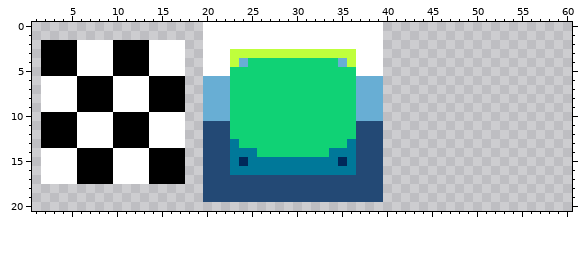
Two states of a sprite sheet, GlassCannon/tilesets/ttiles/output_tileset.png. That is the earlier state.
The file is 80x80 pixels. Colours within 5 levels of each other are drawn and written as one. Shown: x 1..60, y 0..20.
Once edited:
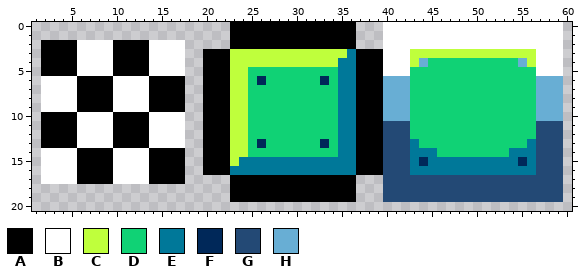
Palette (. is transparent): A #000000  B #ffffff  C #bfff3c  D #10d275  E #007899  F #002859  G #234975  H #68aed4
Edits made:
The author changed colour B to colour A in rows 0 to 2 at x 23 to 36; in rows 3 to 5 at x 20 to 22 and 37 to 39.
The author changed colour G to colour A in rows 11 to 16 at x 20 to 22 and 37 to 39; in rows 17 to 19 at x 23 to 36.
The author changed colour H to colour A in rows 6 to 10 at x 20 to 22 and 37 to 39.
Colour B now appears in rows 0 to 2 at x 40 to 59; in rows 3 to 5 at x 40 to 42 and 57 to 59.
Colour C now appears in row 3 at x 43 to 56; in row 4 at x 43 and 56.
The author changed colour D to colour C in row 4 at x 25 to 34; in rows 5 to 12 at x 23 to 24; in row 13 at x 24.
The author changed colour E to colour C in row 13 at x 23; in row 14 at x 23 to 24; in row 15 at x 23.
The author changed colour H to colour C in row 4 at x 24.
Colour D now appears in row 4 at x 45 to 54; in rows 5 to 12 at x 43 to 56; in row 13 at x 44 to 55; in row 14 at x 46 to 53.
The author changed colour E to colour D in row 14 at x 25 and 34.
Colour E now appears in row 13 at x 43 and 56; in row 14 at x 43 to 45 and 54 to 56; in row 15 at x 43, 45 to 54 and 56; in row 16 at x 43 to 56.
The author changed colour C to colour E in rows 3 to 4 at x 36.
The author changed colour D to colour E in rows 5 to 12 at x 35 to 36; in row 13 at x 35.
The author changed colour F to colour E in row 15 at x 24 and 35.
The author changed colour H to colour E in row 4 at x 35.
Colour F now appears in row 15 at x 44 and 55.
The author changed colour D to colour F in row 6 at x 26 and 33; in row 13 at x 26 and 33.
Colour G now appears in rows 11 to 16 at x 40 to 42 and 57 to 59; in rows 17 to 19 at x 40 to 59.
Colour H now appears in row 4 at x 44 and 55; in rows 6 to 10 at x 40 to 42 and 57 to 59.
Colour B is gone in rows 0 to 2 at x 20 to 22 and 37 to 39.
Colour G is gone in rows 17 to 19 at x 20 to 22 and 37 to 39.
